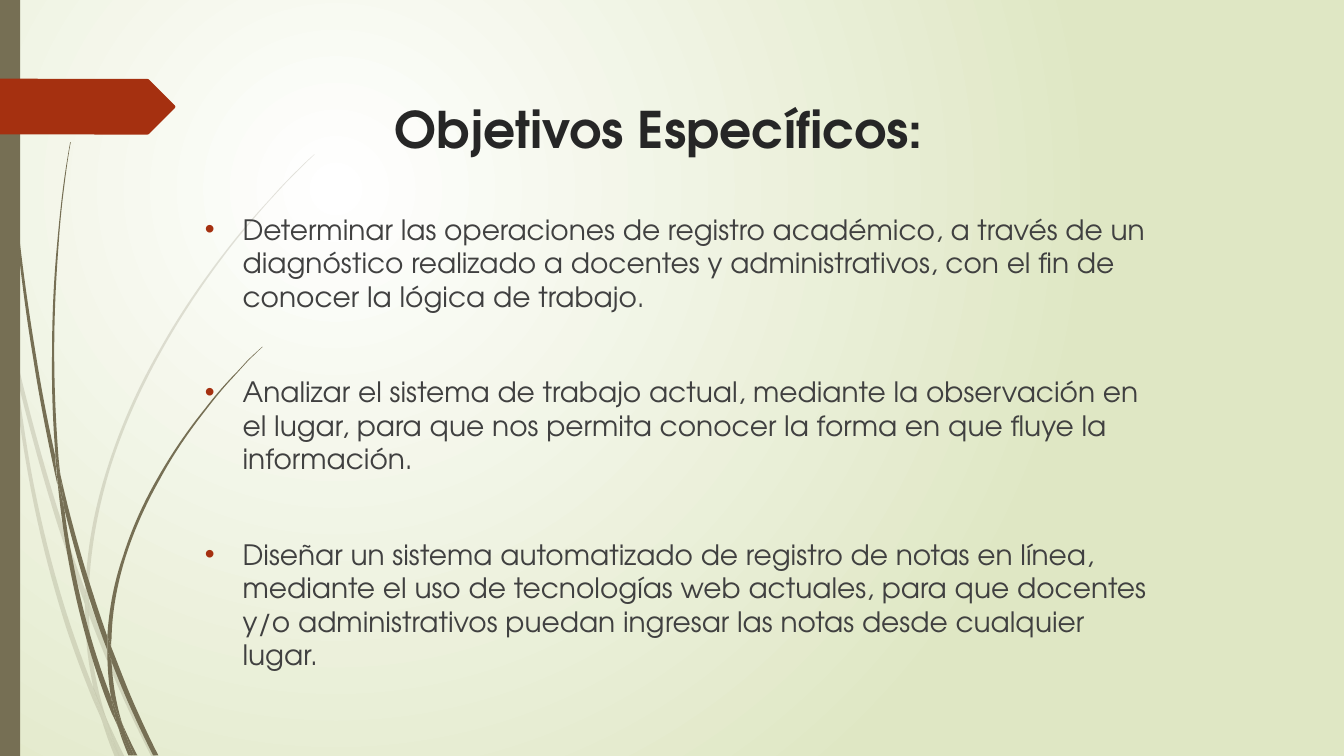
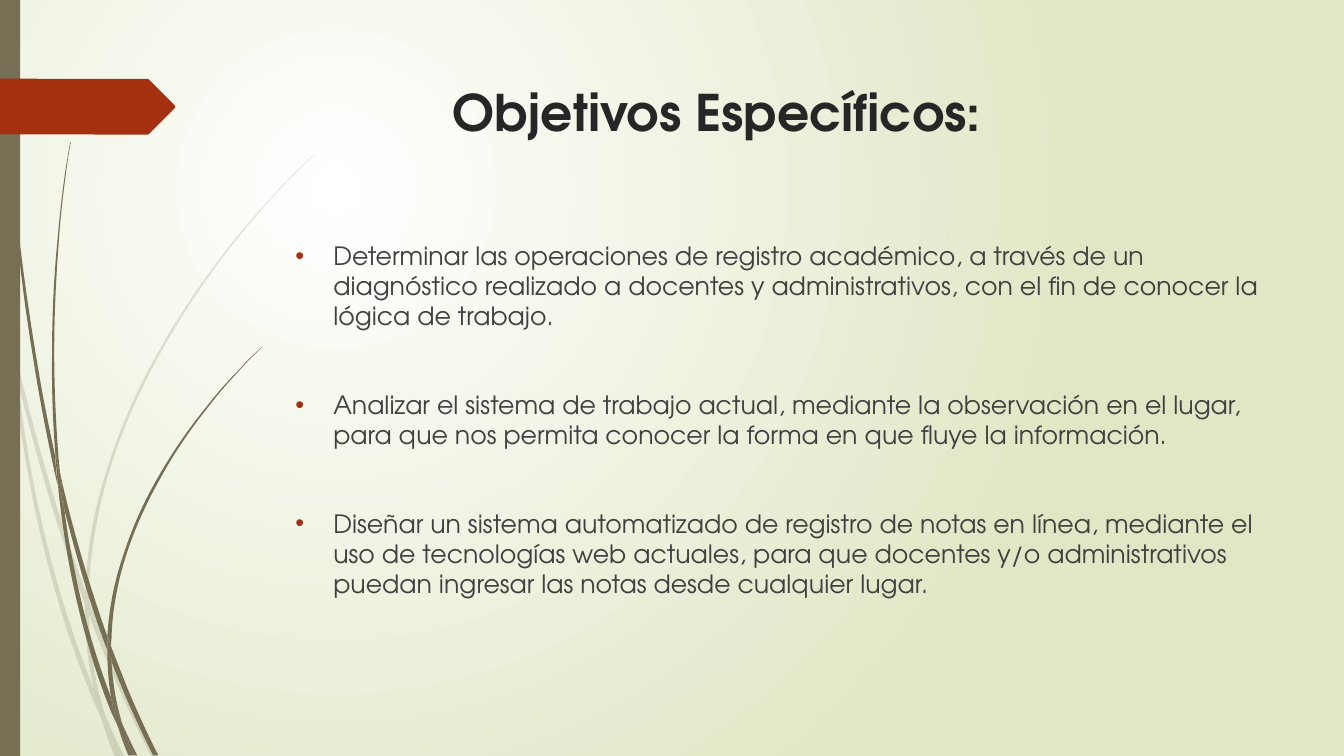
Before and after one commit to francha23/sistema-de-notas, a slide deck: slide 5 of Presentacion/El principio de la sabiduría es el temor.pptx (slide 7 before the commit). Drawn at 1344x756 pixels with LibreOffice and Linux fonts; fonts in the diff are those of the drawing. Boxes give left, top, right and bottom in pixels: in the first picture for what was removed or moved away, otherwise in the second. Text is boxed around its words. In the diff, an @@ line names an element or a change of style, - is before the commit and + after.

```diff
--- a/Presentacion/El principio de la sabiduría es el temor.pptx
+++ b/Presentacion/El principio de la sabiduría es el temor.pptx
@@ title "Objetivos Específicos:": place and size @@
-title "Objetivos Específicos:" at (395, 107, 923, 158)
+title "Objetivos Específicos:" at (452, 90, 981, 141)
@@ text "Determinar las operaciones de registro ...": place and size @@
-text "Determinar las operaciones de registro ..." at (243, 218, 1146, 671)
+text "Determinar las operaciones de registro ..." at (333, 246, 1257, 599)
@@ text "Determinar las operaciones de registro ..." at (333, 246, 1257, 599): size 20 to 18 pt @@
```
Also in this commit, not shown: 8 other slides changed, 42 slides added, 4 slides removed, 21 other files.
